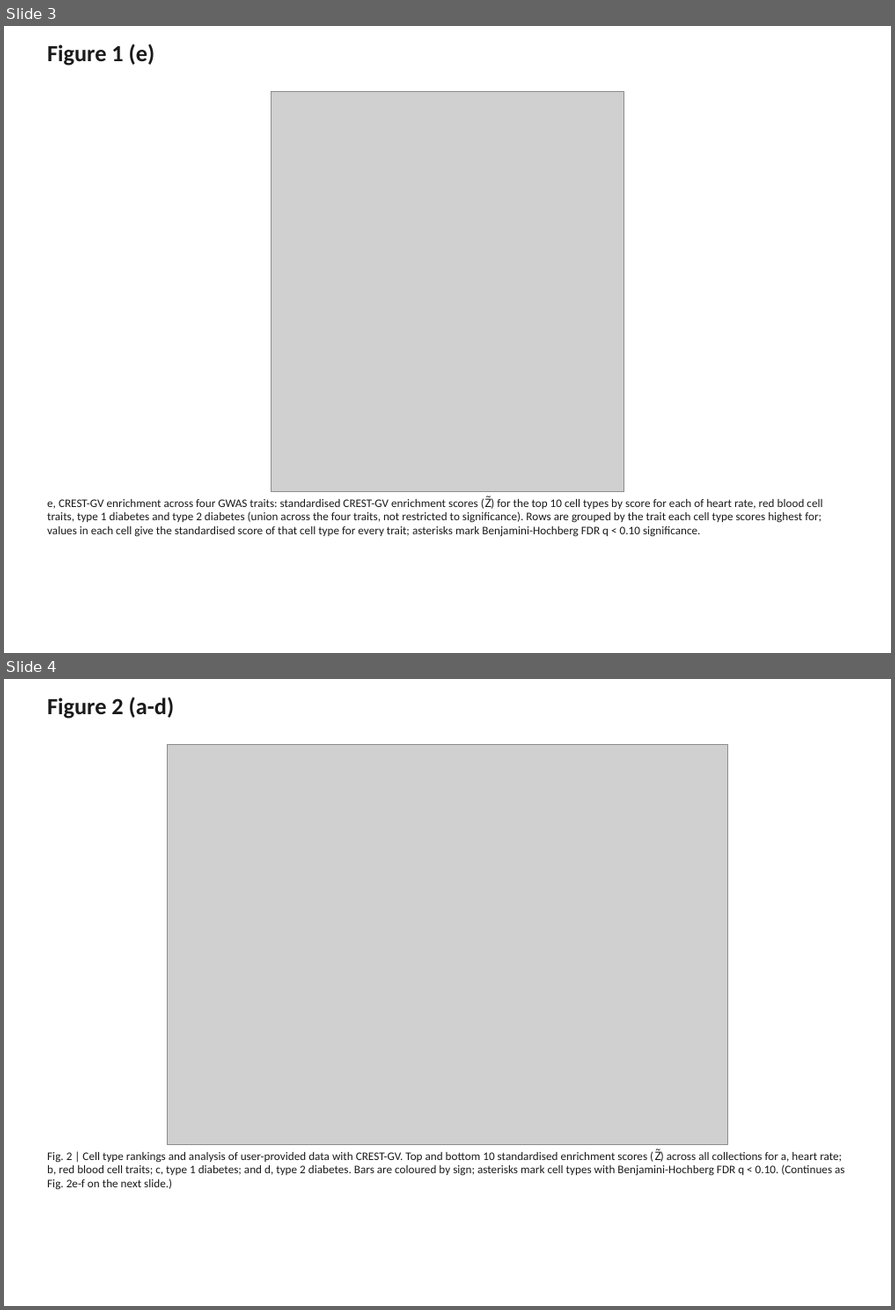
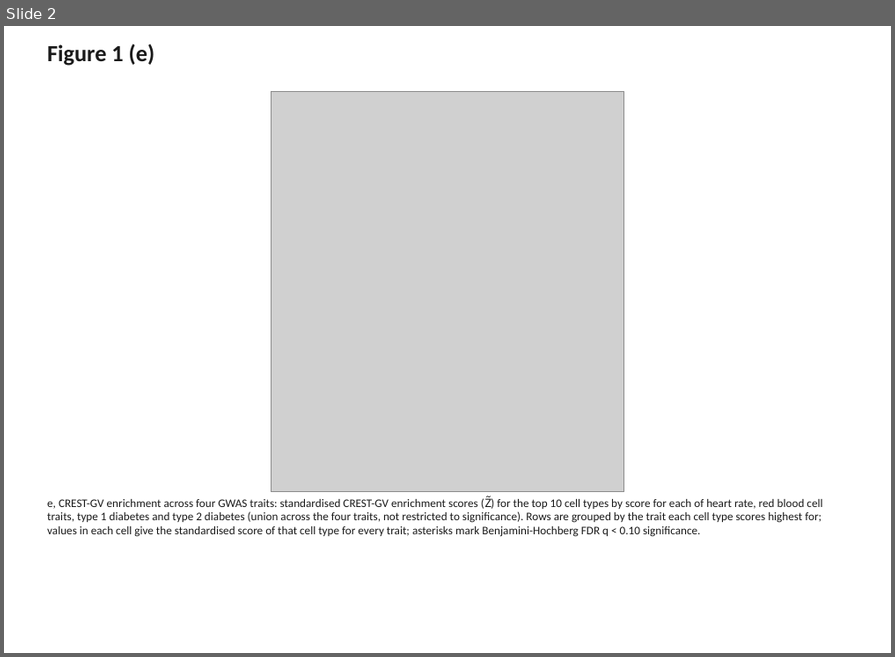
Before and after one commit to Genome-Function-Initiative-Oxford/CREST-GV, a slide deck: paper_analysis/figures/CREST-GV_main_figures.pptx. Shown one above the other, each under a label of ours: slides 3 and 4 before the commit, slide 2 after it. The pictures are 895x1310 and 895x657 pixels, drawn with LibreOffice and Linux fonts; fonts in the diff are those of the drawing; grey boxes stand for pictures. Boxes give left, top, right and bottom in pixels: in the first picture for what was removed or moved away, otherwise in the second. Text is boxed around its words. In the diff, an @@ line names an element or a change of style, - is before the commit and + after.

Commit message:
Composite Fig. 1a-d and Fig. 2a-f onto single images per Simone's request
Each merged figure's lettered panels now sit together on one page/image
instead of being spread across separate files just labelled as parts of
the same figure. compose_figures.py builds Fig1_abcd_composite (a:
placeholder box, b: web app screenshot placeholder, c-d: standardisation
boxplots) and Fig2_abcdef_composite (a-d: per-trait rankings, e-f: upload
examples). Fig. 1e (the cross-trait heatmap) stays on its own page --
its tall, many-row layout doesn't composite cleanly alongside a-d -- and
now has its own 'e' panel label baked into the plot title.

Updated build_figures_pptx.py and README.md to match.

```diff
--- a/paper_analysis/figures/CREST-GV_main_figures.pptx
+++ b/paper_analysis/figures/CREST-GV_main_figures.pptx
@@ slide 4 removed at (4, 679, 891, 1306), background #FFFFFF @@
@@ text removed at (47, 697, 175, 719) @@
-Figure 2 (a-d)
@@ picture removed at (167, 745, 728, 1145) @@
@@ text removed at (47, 1149, 844, 1190) @@
-Fig. 2 | Cell type rankings and analysis of user-provided data with CREST-GV. Top and bottom 10 standardised enrichment scores (Z̃) across all collections for a, heart rate; b, red blood cell traits; c, type 1 diabetes; and d, type 2 diabetes. Bars are coloured by sign; asterisks mark cell types with Benjamini-Hochberg FDR q < 0.10. (Continues as Fig. 2e-f on the next slide.)
@@ what was slide 3 is now slide 2 @@
```
Also in this commit, not shown: 2 slides changed, 1 other slide removed, 10 other files.
